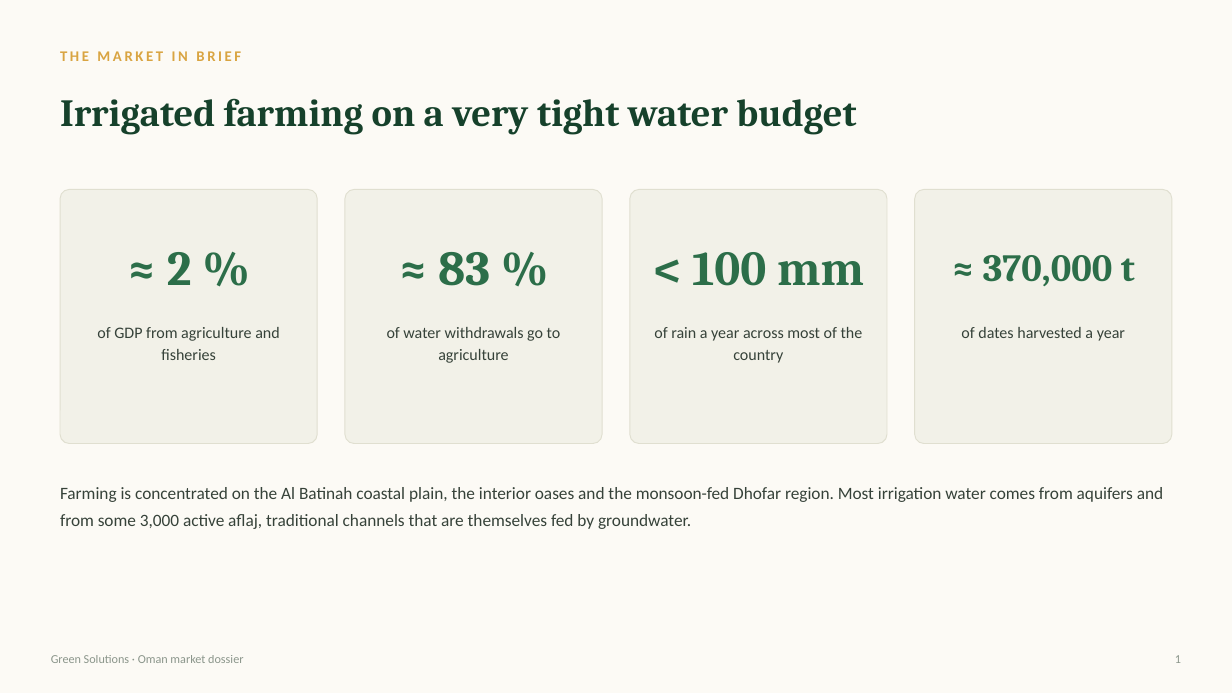
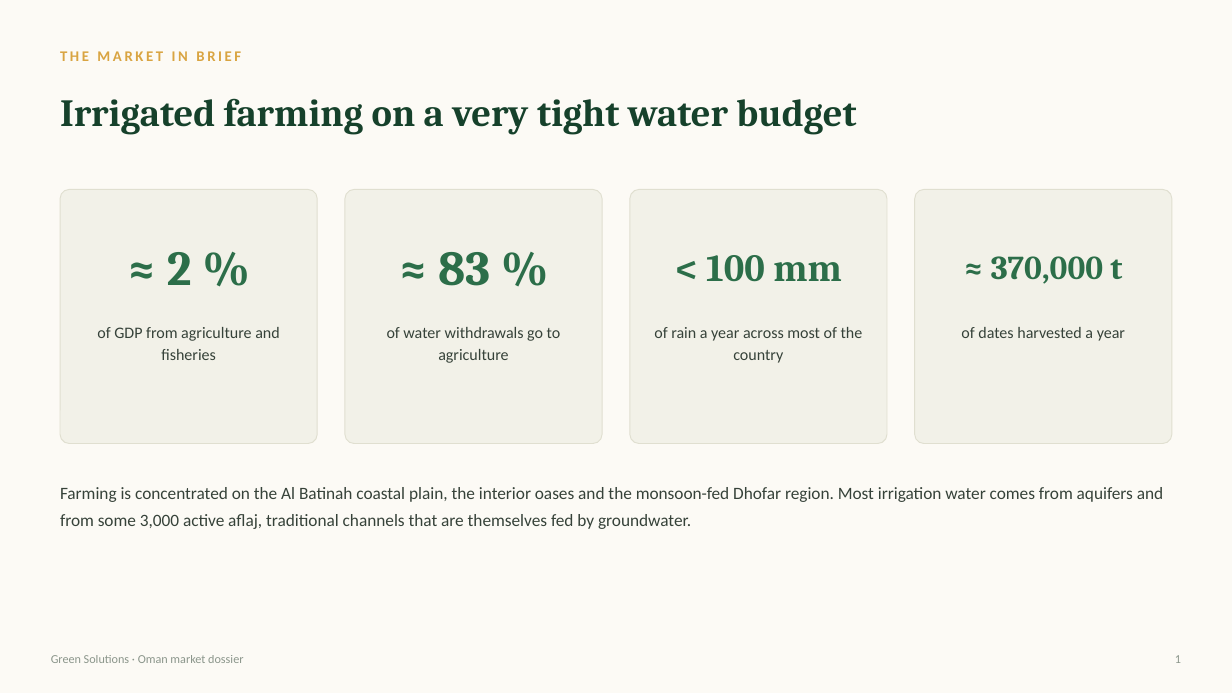
Before and after one commit to Gabes2705/green-solutions-web, a slide deck: slide 2 of public/documents/countries/oman.pptx. Drawn at 1232x693 pixels with LibreOffice and Linux fonts; fonts in the diff are those of the drawing. Boxes give left, top, right and bottom in pixels: in the first picture for what was removed or moved away, otherwise in the second. Text is boxed around its words. In the diff, an @@ line names an element or a change of style, - is before the commit and + after.

```diff
--- a/public/documents/countries/oman.pptx
+++ b/public/documents/countries/oman.pptx
@@ text "< 100 mm" at (x1=706, y1=255, x2=842, y2=282): size 38 to 30 pt @@
@@ text "≈ 370,000 t" at (x1=991, y1=256, x2=1122, y2=284): size 30 to 26 pt @@
```
Also in this commit, not shown: 2 other slides changed, 29 other files.
